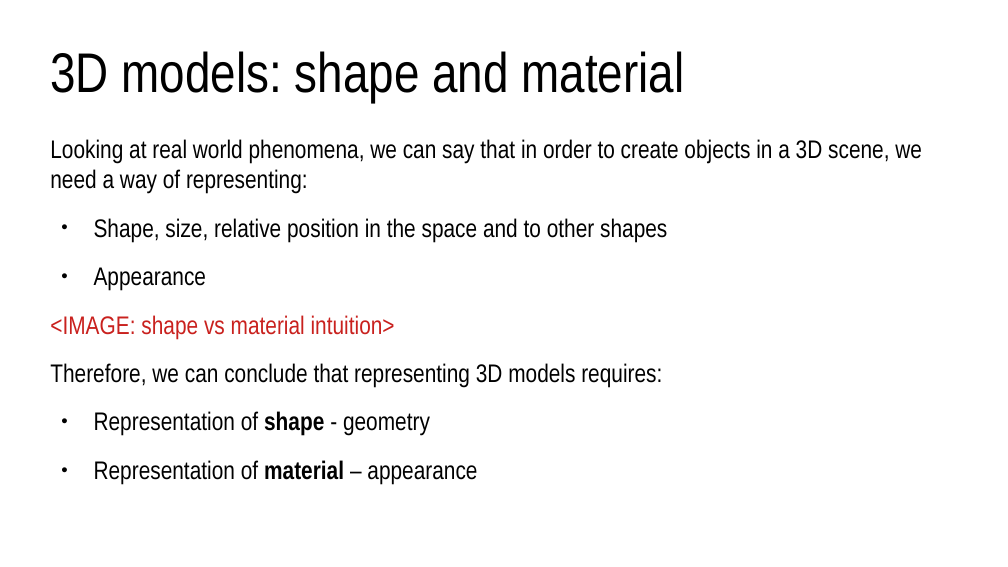
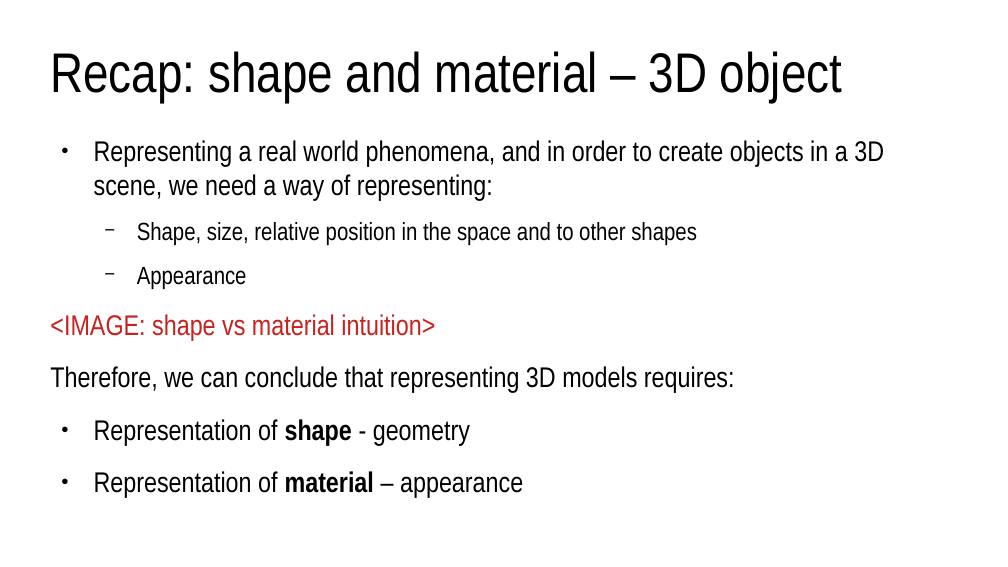
Before and after one commit to lorentzo/IntroductionToComputerGraphics, a slide deck: slide 2 of lectures/3_foundations_3d_scene/3_2_2_3D_models_material.odp. Drawn at 1008x567 pixels with LibreOffice and Linux fonts; fonts in the diff are those of the drawing. Boxes give left, top, right and bottom in pixels: in the first picture for what was removed or moved away, otherwise in the second. Text is boxed around its words. In the diff, an @@ line names an element or a change of style, - is before the commit and + after.

Commit message:
shape, 3d scene

```diff
--- a/lectures/3_foundations_3d_scene/3_2_2_3D_models_material.odp
+++ b/lectures/3_foundations_3d_scene/3_2_2_3D_models_material.odp
@@ title at (50, 51, 842, 102): text changed @@
-3D models: shape and material
+Recap: shape and material – 3D object
@@ text at (94, 140, 884, 200): text changed; size 20 to 22.4 pt @@
-Looking at real world phenomena, we can say that in order to create objects in a 3D scene, we need a way of representing:
+● Representing a real world phenomena, and in order to create objects in a 3D scene, we need a way of representing:
@@ text at (50, 222, 735, 445): size 20 to 19.6 pt in "Shape, size, relative position in the space ...", "Appearance"; size 20 to 22.4 pt in "<IMAGE: shape vs material intuition>", "Therefore, we can conclude that representing 3D ...", "Representation of shape - geometry", "Representation of material – appearance"; bullet ● to −; list level 1 to 2 in "Shape, size, relative position in ..."; list level 1 to 2 in "Appearance" @@
```
Also in this commit, not shown: 4 other slides changed, 6 slides added, 5 other files.
